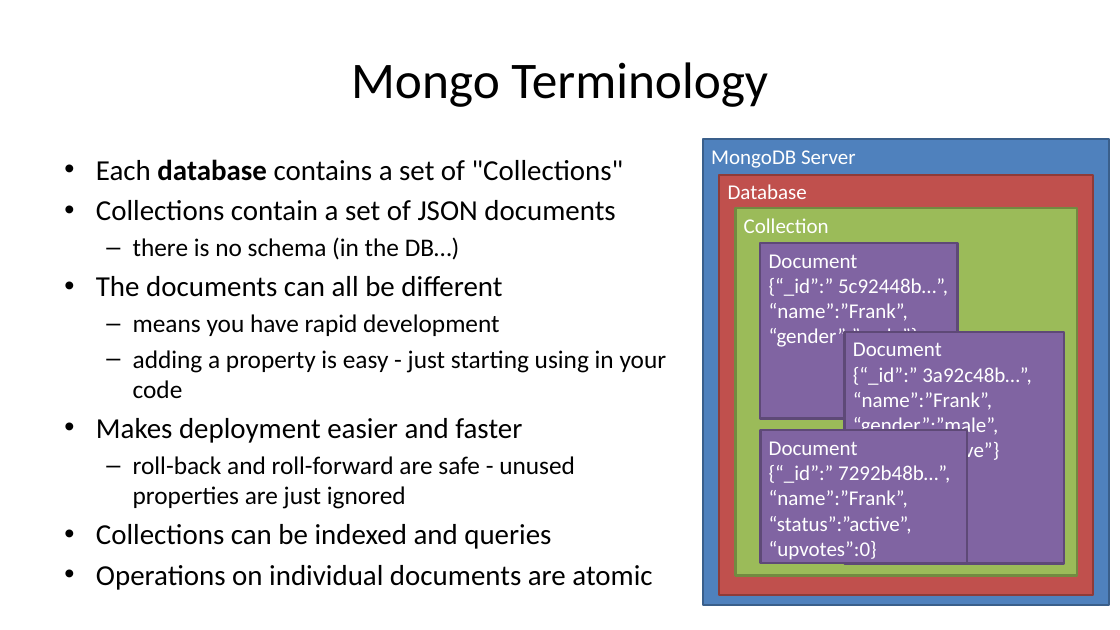
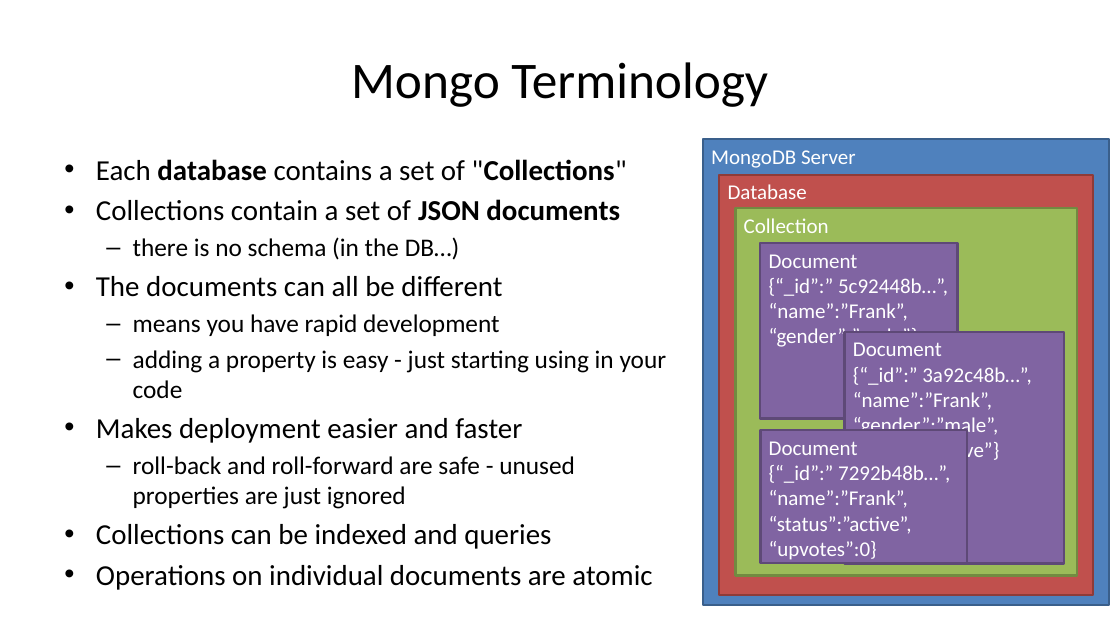
Before and after one commit to diarmuidoconnor/wad2, a slide deck: slide 12 of topic09/talk-0/mongoDB-2020.pptx. Drawn at 1120x630 pixels with LibreOffice and Linux fonts; fonts in the diff are those of the drawing. Boxes give left, top, right and bottom in pixels: in the first picture for what was removed or moved away, otherwise in the second. Text is boxed around its words. In the diff, an @@ line names an element or a change of style, - is before the commit and + after.

```diff
--- a/topic09/talk-0/mongoDB-2020.pptx
+++ b/topic09/talk-0/mongoDB-2020.pptx
@@ text at <box>96,159,627,221</box>: bold on in ""Collections"", "JSON documents" @@
```
Also in this commit, not shown: 5 other slides changed, 8 other files.
